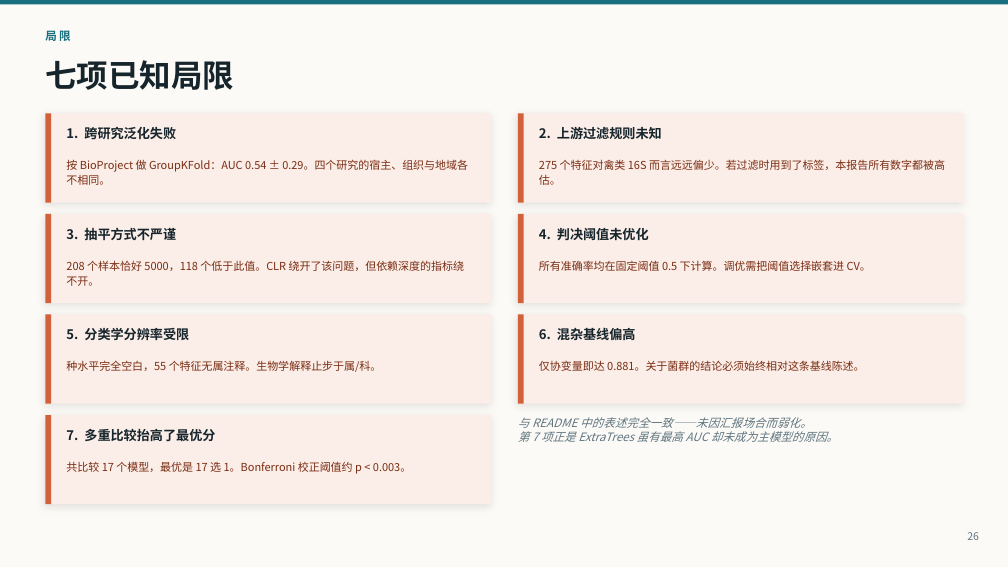
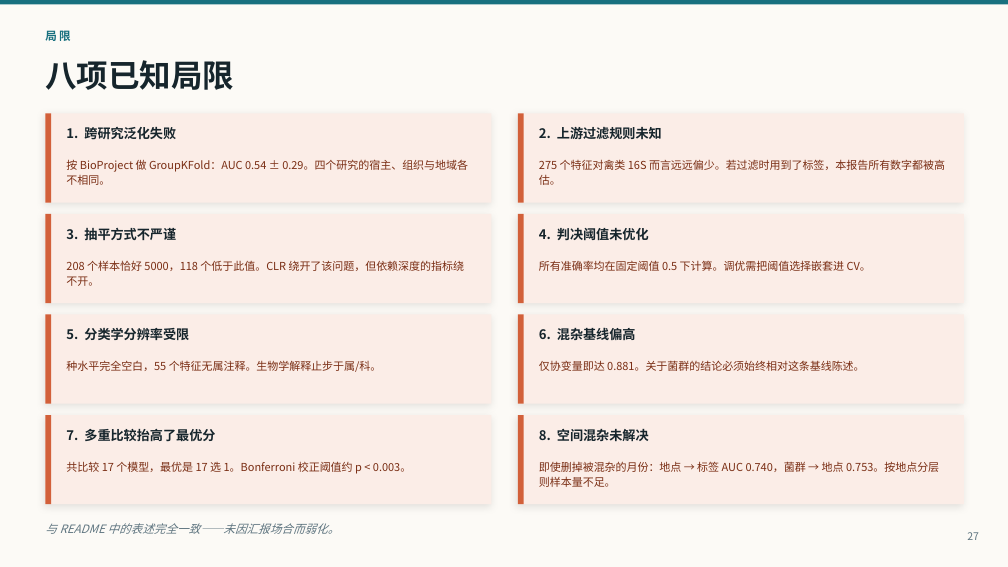
Before and after one commit to pengsihua2023/Christina-machine-learning-project, a slide deck: slide 27 of slides/Influenza_Microbiome_ML_Overview_ZH.pptx (slide 26 before the commit). Drawn at 1008x567 pixels with LibreOffice and Linux fonts; fonts in the diff are those of the drawing. Boxes give left, top, right and bottom in pixels: in the first picture for what was removed or moved away, otherwise in the second. Text is boxed around its words. In the diff, an @@ line names an element or a change of style, - is before the commit and + after.

```diff
--- a/slides/Influenza_Microbiome_ML_Overview_ZH.pptx
+++ b/slides/Influenza_Microbiome_ML_Overview_ZH.pptx
@@ text at box(45, 60, 234, 90): text changed @@
-七项已知局限
+八项已知局限
@@ rectangle added at box(518, 415, 964, 504), fill #FBEDE7 @@
@@ rectangle added at box(518, 415, 523, 504), fill #D2603A @@
@@ text at box(518, 431, 838, 442): paragraph removed @@
-第 7 项正是 ExtraTrees 虽有最高 AUC 却未成为主模型的原因。
@@ text added at box(539, 429, 649, 441), 12.5 pt, text #16252C, bold @@
+8. 空间混杂未解决
@@ text added at box(539, 461, 939, 487), 10.5 pt, text #7A2E14 @@
+即使删掉被混杂的月份：地点 → 标签 AUC 0.740，菌群 → 地点 0.753。按地点分层则样本量不足。
@@ text "与 README 中的表述完全一致——未因汇报场合而弱化。": place and size @@
-text "与 README 中的表述完全一致——未因汇报场合而弱化。" at box(518, 417, 838, 442)
+text "与 README 中的表述完全一致——未因汇报场合而弱化。" at box(45, 523, 340, 534)
@@ text at box(967, 532, 979, 540): text changed @@
-26
+27
```
Also in this commit, not shown: 6 other slides changed, 1 slide added, 11 other files.
